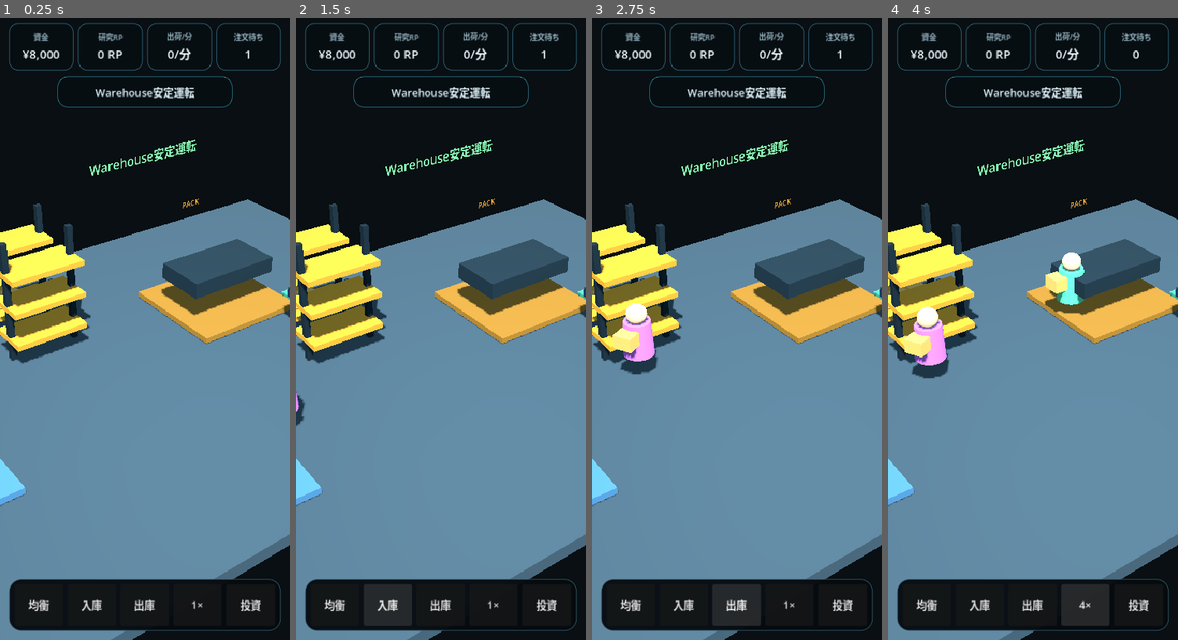
Above: before the commit, frames 1-4 (left to right).
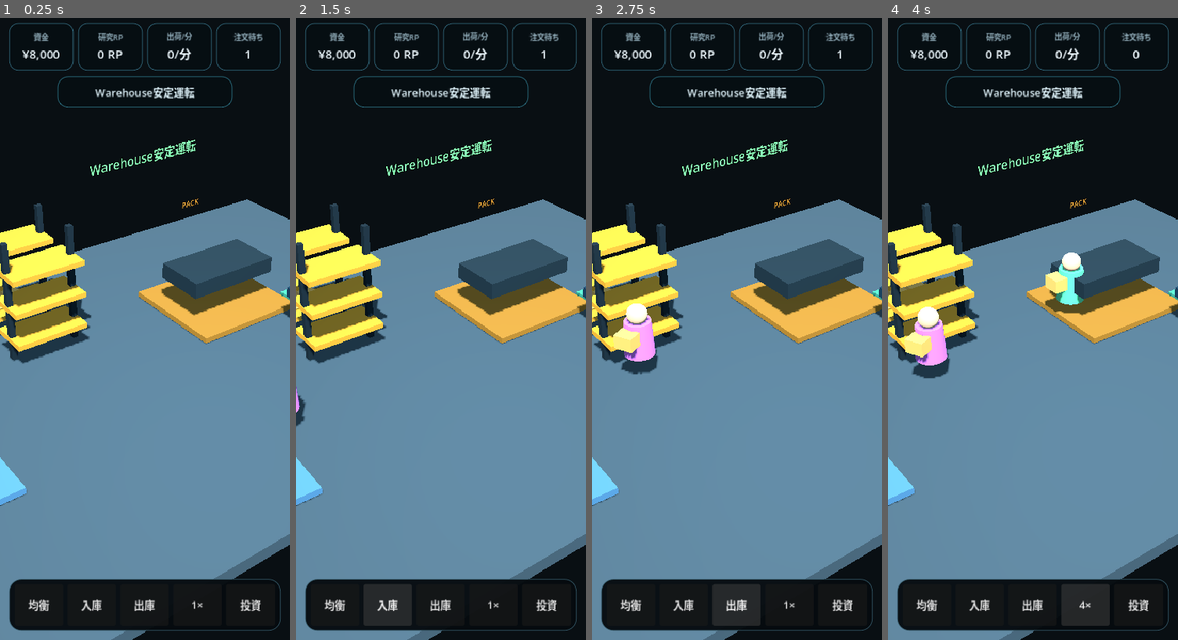
Above: after the commit, the same moments.

Repository: 48wr9f4wgp-lab/Logistics-Boss
Game: Godot game, scene res://scenes/main.tscn
Same seed, same stepped clock (60 frames per second), same inputs: the game is played once before the commit and once after it.
Inputs:
- Up to frame 1 (0.25 s): no input
- Up to frame 2 (1.5 s): click "均衡" at 0.5 s; click "入庫" at 1.25 s
- Up to frame 3 (2.75 s): click "出庫" at 2 s
- Up to frame 4 (4 s): click "1×" at 2.75 s; click "2×" at 3.5 s

The runs differ from the first frame. In frame 1, 1.4% of the frame differs, in the area x 0-100%, y 0-100%; in frame 2, 1.4%; in frame 3, 1.5%; in frame 4, 1.5%.

Commit message:
Target Godot 4.7 mobile stretch settings

Diff:
--- a/godot/project.godot
+++ b/godot/project.godot
@@ -7,7 +7,7 @@
 
 config/name="Logistics Boss"
 run/main_scene="res://scenes/main.tscn"
-config/features=PackedStringArray("4.3", "GL Compatibility")
+config/features=PackedStringArray("4.7", "GL Compatibility")
 
 [display]
 
@@ -16,6 +16,7 @@
 window/size/window_width_override=390
 window/size/window_height_override=844
 window/stretch/mode="canvas_items"
+window/stretch/aspect="expand"
 window/handheld/orientation=1
 
 [rendering]
